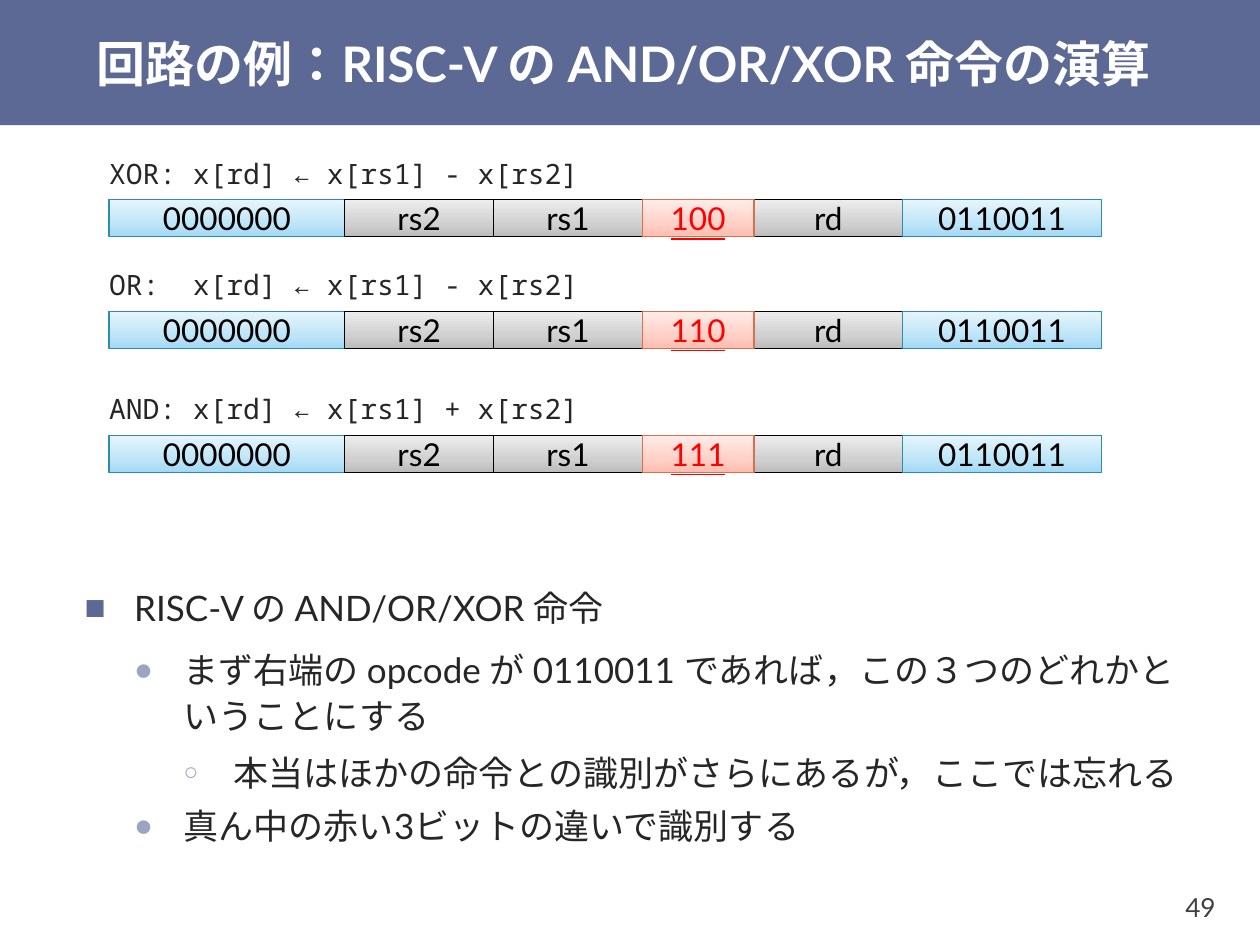
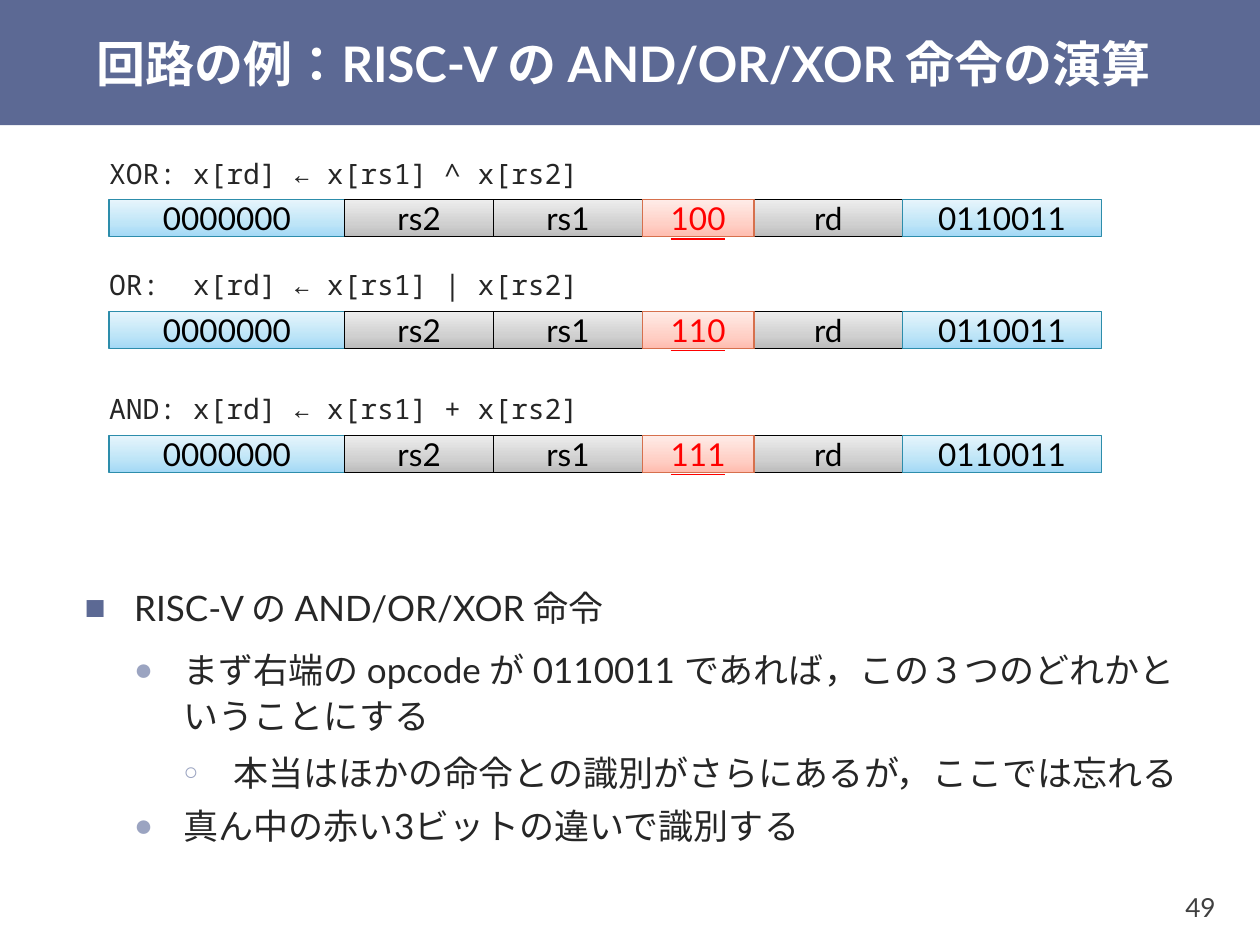
Before and after one commit to shioyadan/otya-computer-architecture-i, a slide deck: slide 49 of cai-shioya-03.pptx. Drawn at 1260x945 pixels with LibreOffice and Linux fonts; fonts in the diff are those of the drawing. Boxes give left, top, right and bottom in pixels: in the first picture for what was removed or moved away, otherwise in the second. Text is boxed around its words. In the diff, an @@ line names an element or a change of style, - is before the commit and + after.

```diff
--- a/cai-shioya-03.pptx
+++ b/cai-shioya-03.pptx
@@ text at (109, 162, 579, 189): text changed @@
-XOR: x[rd] ← x[rs1] - x[rs2]
+XOR: x[rd] ← x[rs1] ^ x[rs2]
@@ text at (109, 273, 579, 300): text changed @@
-OR: x[rd] ← x[rs1] - x[rs2]
+OR: x[rd] ← x[rs1] | x[rs2]
```
Also in this commit, not shown: 1 other file.
